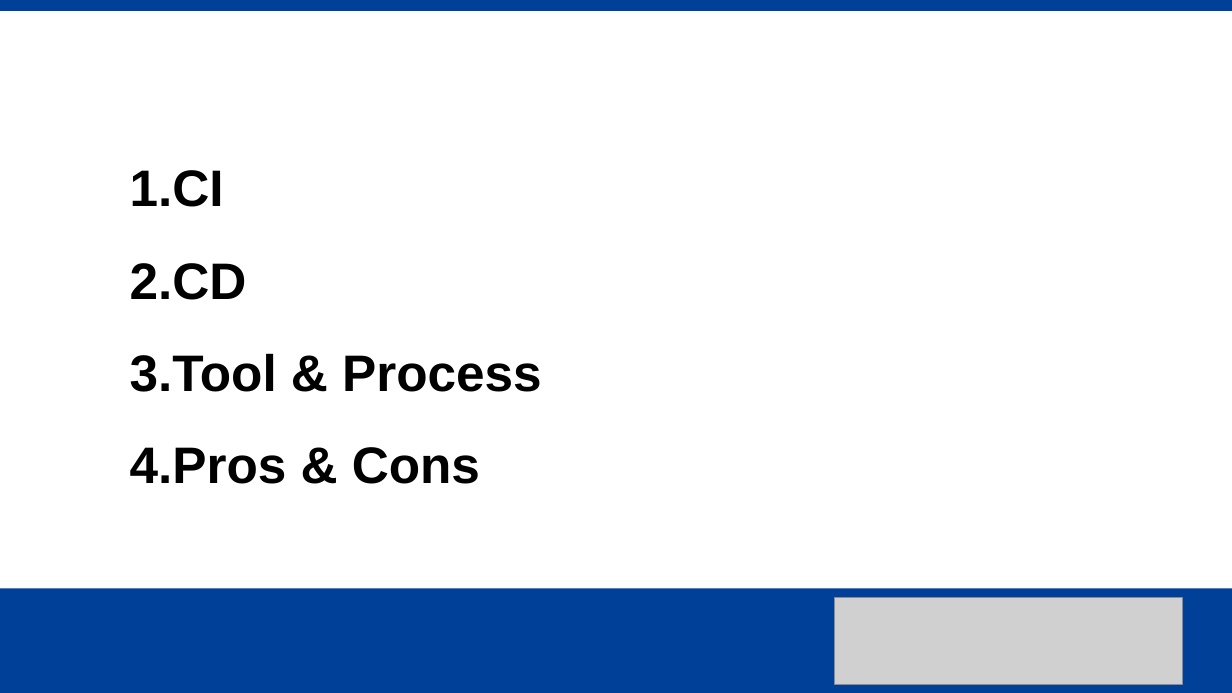
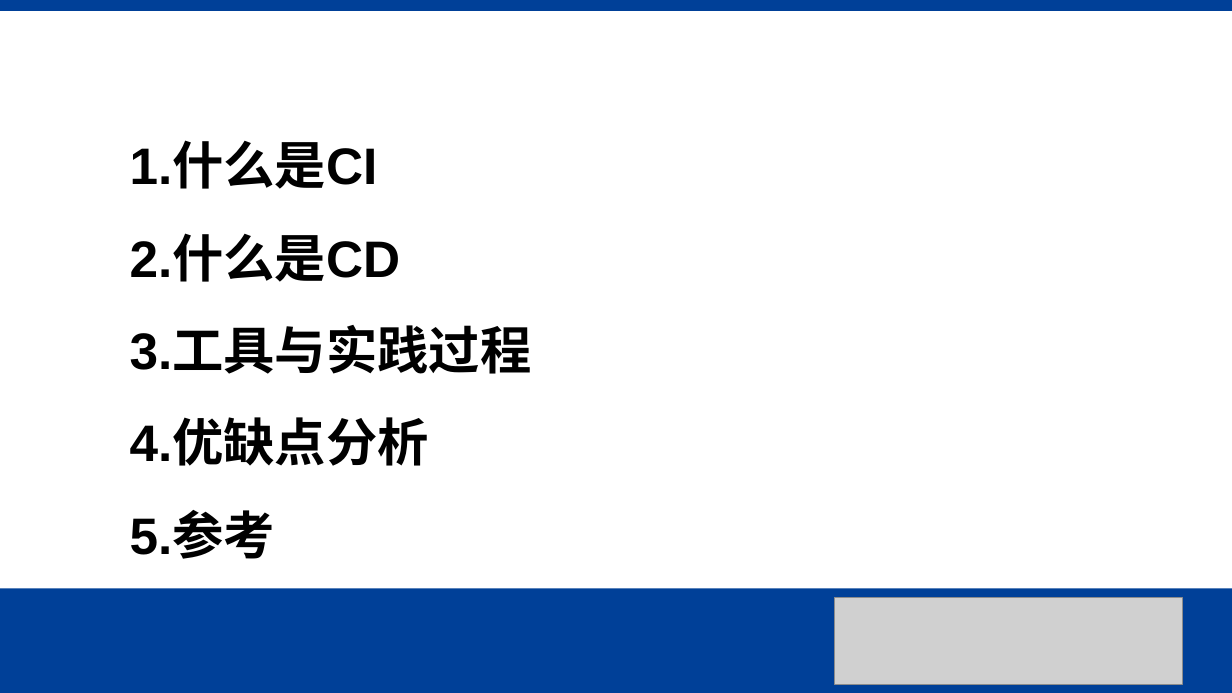
Before and after one commit to sansazhao/CI-CD, a slide deck: slide 2 of CICD介绍.pptx. Drawn at 1232x693 pixels with LibreOffice and Linux fonts; fonts in the diff are those of the drawing; grey boxes stand for pictures; background and template pictures are left out. Boxes give left, top, right and bottom in pixels: in the first picture for what was removed or moved away, otherwise in the second. Text is boxed around its words. In the diff, an @@ line names an element or a change of style, - is before the commit and + after.

```diff
--- a/CICD介绍.pptx
+++ b/CICD介绍.pptx
@@ text at [130,143,532,559]: text changed @@
-1.CI
-2.CD
-3.Tool & Process
-4.Pros & Cons
+1.什么是CI
+2.什么是CD
+3.工具与实践过程
+4.优缺点分析
+5.参考
```
Also in this commit, not shown: 5 other slides changed, 6 slides added.
